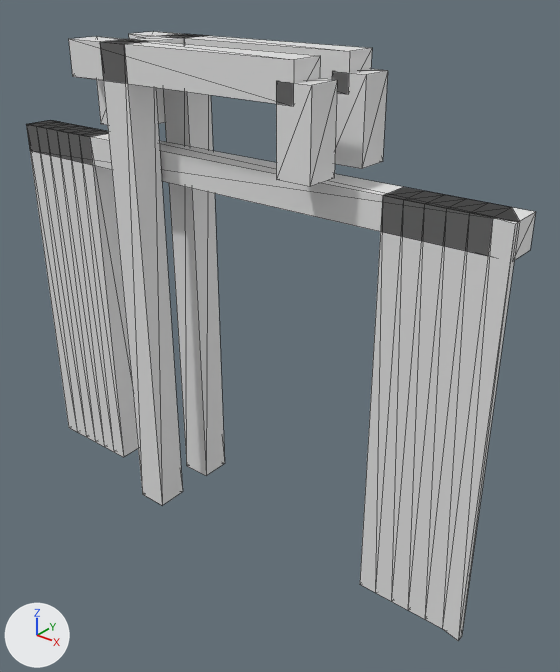
One commit to the glTF model models/broek-op-langedijk/broek-op-langedijk-brug-dd7989db/broek-op-langedijk-brug-dd7989db.glb: the scene before it, then after it.
One viewpoint serves both versions: a camera (50 mm lens) standing at (13.19, -14.38, 5.32) and looking at (1.24, 0.55, -3.94). The lights are fixed; the arrows at lower left show +X, +Y and +Z. The picture after the commit comes second. Mesh edges are drawn as thin lines.

Names of what the first picture shows: 'building:balans', 'building:balans 2', 'building:contragewicht', 'building:hamei', 'building:hamei 2', 'building:hangstang', 'building:hangstang 2', 'building:portaal', 'road:dek', 'road:landhoofd (aangenomen)', 'road:landhoofd (aangenomen) 2'.
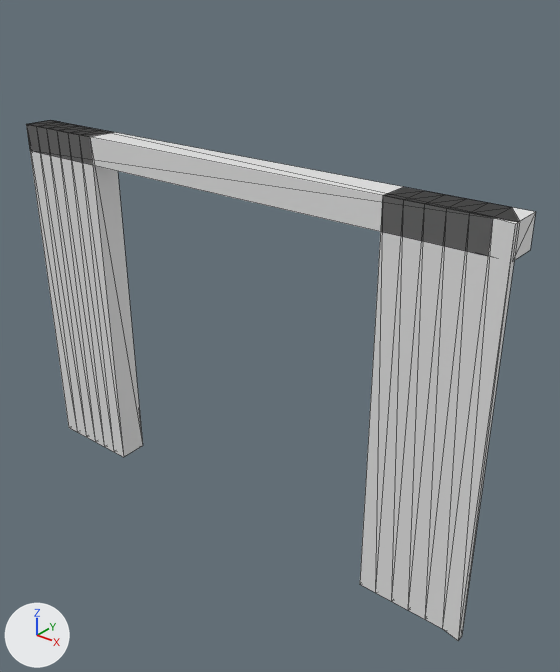
The edits, one by one:
Object 'building:hamei' (ob_building_hamei) is deleted.
Object 'building:hamei 2' (ob_building_hamei_2) is deleted.
Object 'building:portaal' (ob_building_portaal) is deleted.
Object 'building:balans' (ob_building_balans) is deleted.
Object 'building:hangstang' (ob_building_hangstang) is deleted.
Object 'building:balans 2' (ob_building_balans_2) is deleted.
Object 'building:hangstang 2' (ob_building_hangstang_2) is deleted.
Object 'building:contragewicht' (ob_building_contragewicht) is deleted.

Where the change shows, as pixel boxes (x1, y1, x2, y2) in the pictures (560 x 672 px):
'building:hamei 2', deleted
    before: (100, 39, 183, 505)
'building:hamei', deleted
    before: (163, 34, 225, 476)
'building:balans 2', deleted
    before: (69, 37, 320, 106)
'building:hangstang 2', deleted
    before: (276, 78, 337, 187)
'building:hangstang', deleted
    before: (332, 69, 388, 169)
'building:balans', deleted
    before: (129, 32, 372, 94)
'building:contragewicht', deleted
    before: (97, 80, 165, 125)
'building:portaal', deleted
    before: (118, 35, 191, 44)
